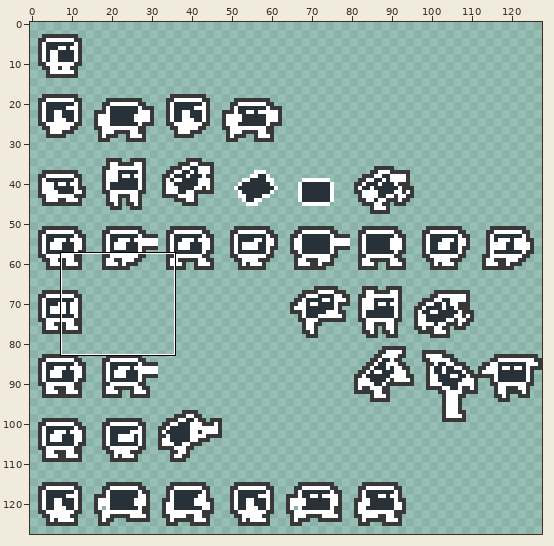
Sprite sheet -- asset/texture/dude_sheet.png. The first picture is a wide view before the edit; the outline marks the close-up.
Close-up. As it was:
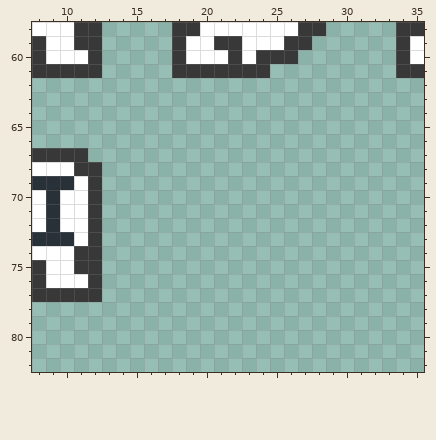
The file is 128x128 pixels. Shown: x 8..35, y 58..82.
After the commit:
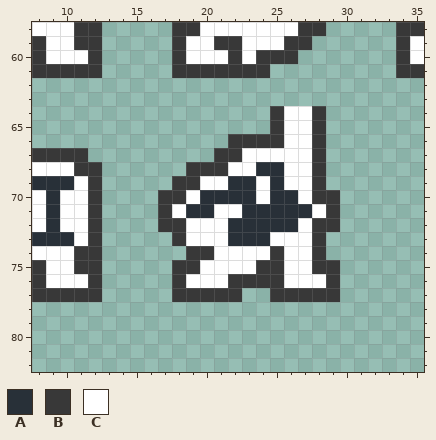
Palette (. is transparent): A #283038  B #383838  C #ffffff
Difference:
y 64..65: x 25..28 .... -> BCCB
y 66: x 22..28 ....... -> BBBBCCB
y 67: x 21..28 ........ -> BBCCCCCB
y 68: x 19..28 .......... -> BBBCCAACCB
y 69: x 18..28 ........... -> BBCCAACACCB
y 70: x 17..29 ............. -> BBCAAAACAACBB
y 71: x 17..29 ............. -> BCAACCAAAAACB
y 72: x 17..29 ............. -> BBCCCAAAAACBB
y 73: x 18..28 ........... -> BCCCAAACCCB
y 74: x 19..28 .......... -> BBCCCCBCCB
y 75: x 18..29 ............ -> BBCCCCBBCCBB
y 76: x 18..29 ............ -> BCCCBBBBCCCB
y 77: x 18..22 ..... -> BBBBB; x 25..29 ..... -> BBBBB
Boxes around the changes in both close-ups, in picture pixels (x1, y1, x2, y2):
added: (158, 106, 340, 302)
